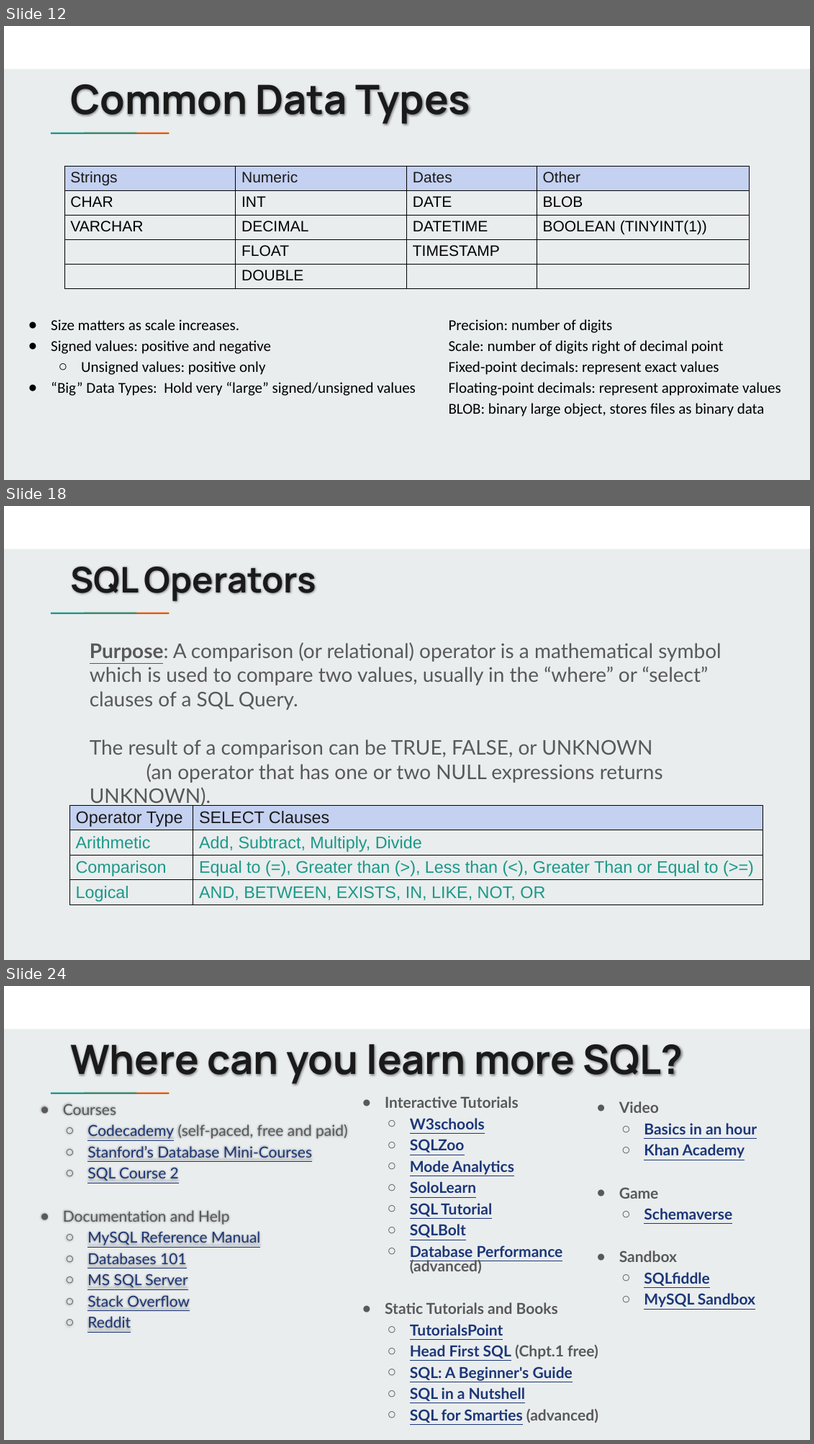
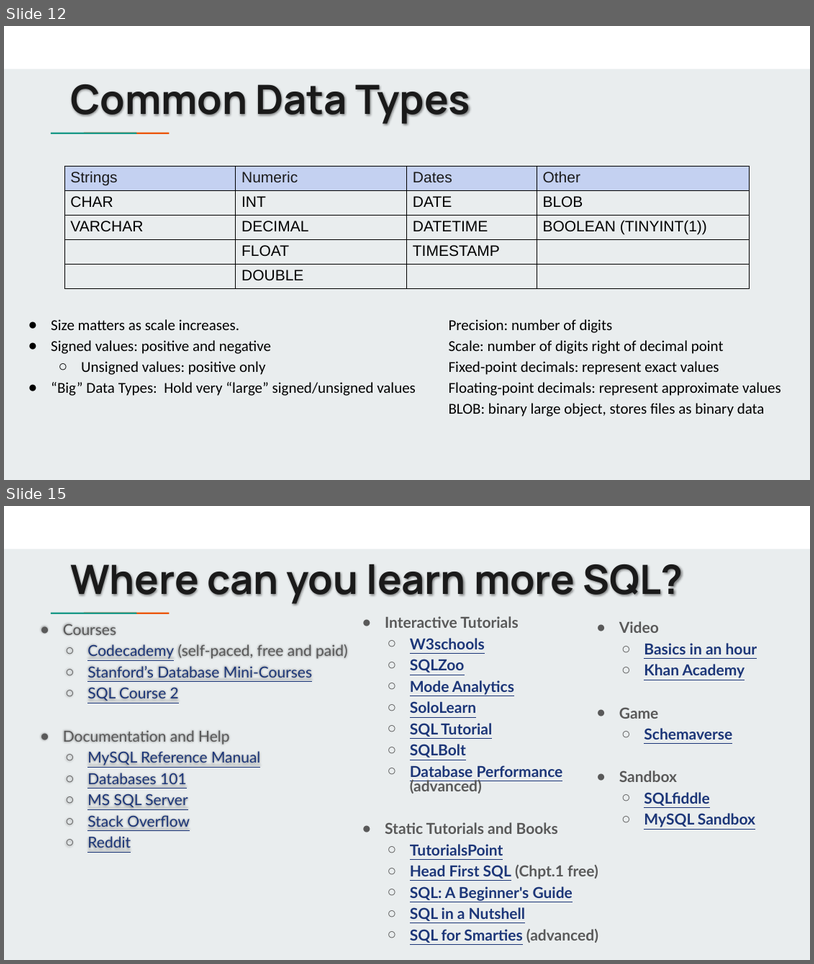
Before and after one commit to jbergmann56/OSDA-DataManipulationAndManagement, a slide deck: Lectures/(1) Data Manipulation - Basics.pptx. Shown one above the other, each under a label of ours: slides 12, 18 and 24 before the commit, slides 12 and 15 after it; the slides between them are not shown. The pictures are 814x1444 and 814x964 pixels, drawn with LibreOffice and Linux fonts; fonts in the diff are those of the drawing. Boxes give left, top, right and bottom in pixels: in the first picture for what was removed or moved away, otherwise in the second. Text is boxed around its words. In the diff, an @@ line names an element or a change of style, - is before the commit and + after.

```diff
--- a/Lectures/(1) Data Manipulation - Basics.pptx
+++ b/Lectures/(1) Data Manipulation - Basics.pptx
@@ slide 18 removed at [4,506,810,960], background #E9EDEE; not listed: 3 template elements that a slide beside it also shows @@
@@ title removed at [70,566,316,602] @@
-SQL Operators
@@ text removed at [90,642,722,782] @@
-Purpose: A comparison (or relational) operator is a mathematical symbol which is used to compare two values, usually in the “where” or “select” clauses of a SQL Query.
-The result of a comparison can be TRUE, FALSE, or UNKNOWN (an operator that has one or two NULL expressions returns UNKNOWN).
@@ table removed at [70,806,764,910], 4 rows, 2 columns @@
-Operator Type | SELECT Clauses
-Arithmetic | Add, Subtract, Multiply, Divide
-Comparison | Equal to (=), Greater than (>), Less than (<), Greater Than or Equal to (>=)
-Logical | AND, BETWEEN, EXISTS, IN, LIKE, NOT, OR
@@ what was slide 24 is now slide 15 @@
```
Also in this commit, not shown: 3 slides changed, 2 slides added, 10 other slides removed, 2 other files.
